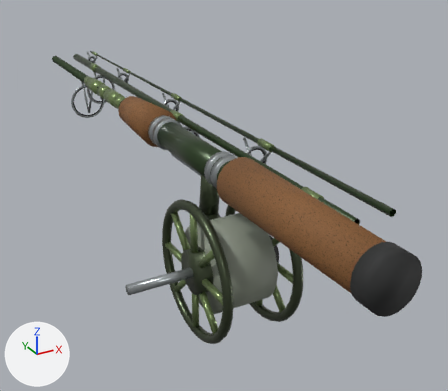
Two versions of the glTF model assets/models/rods/willow_fly_folded.glb, one commit apart.
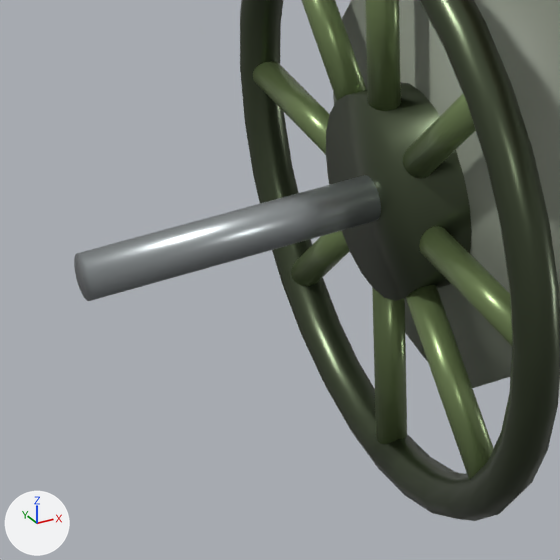
Old and new are each drawn whole from a 50 mm camera at (-0.211, -0.416, 0.172) aimed at (0.067, 0.088, -0.081) and again close up on the part from 24% to 52% of the width and 58% to 90% of the height. The lights are fixed; the arrows at lower left show +X, +Y and +Z. The first two pictures are the older version. Vertices at exactly the same position are counted once.

Objects in the first close-up: 'Folded rod'.
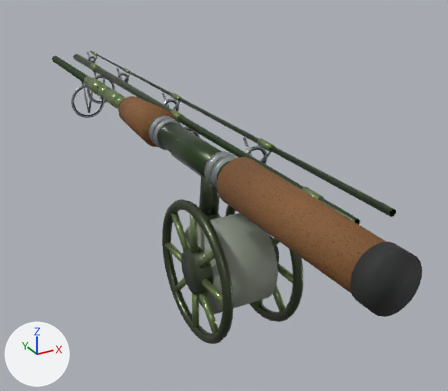
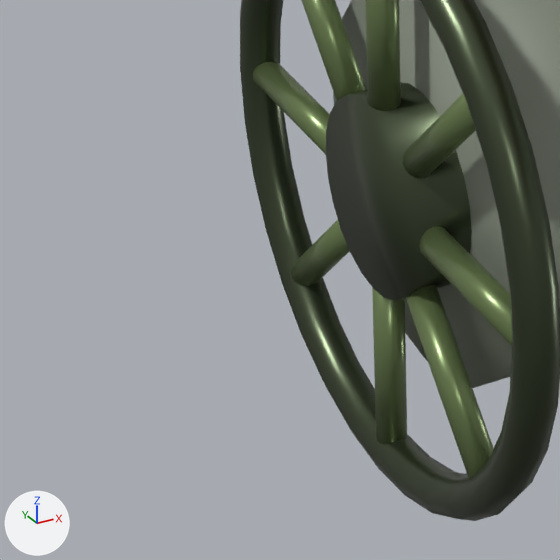
Changed parts and their boxes [x1, y1, x2, y2] in the close-ups (560 x 560 px):
'Folded rod', reshaped
    before: [74, 0, 560, 521]
    after: [240, 0, 560, 521]
part 1 of me_willow_fly_folded, deleted
    before: [74, 175, 381, 301]

Edits to the bpy script that builds the scene:
```text
Change me_willow_fly_folded:
    used by ob_folded_rod; location = (0.0, 0.0, 0.0)
    remove me_willow_fly_folded.from_pydata(...)  # 7725 vertices, 15020 faces; spans x -0.085..0.073, y -0.217..0.498, z -0.132..0.019
    add me_willow_fly_folded.from_pydata(...)  # 7677 vertices, 14928 faces; spans x -0.034..0.073, y -0.217..0.498, z -0.132..0.019
    me_willow_fly_folded part 1: the loose piece of 48 vertices spanning x -0.085..0.0, y -0.044..-0.036, z -0.079..-0.071 is deleted
```
